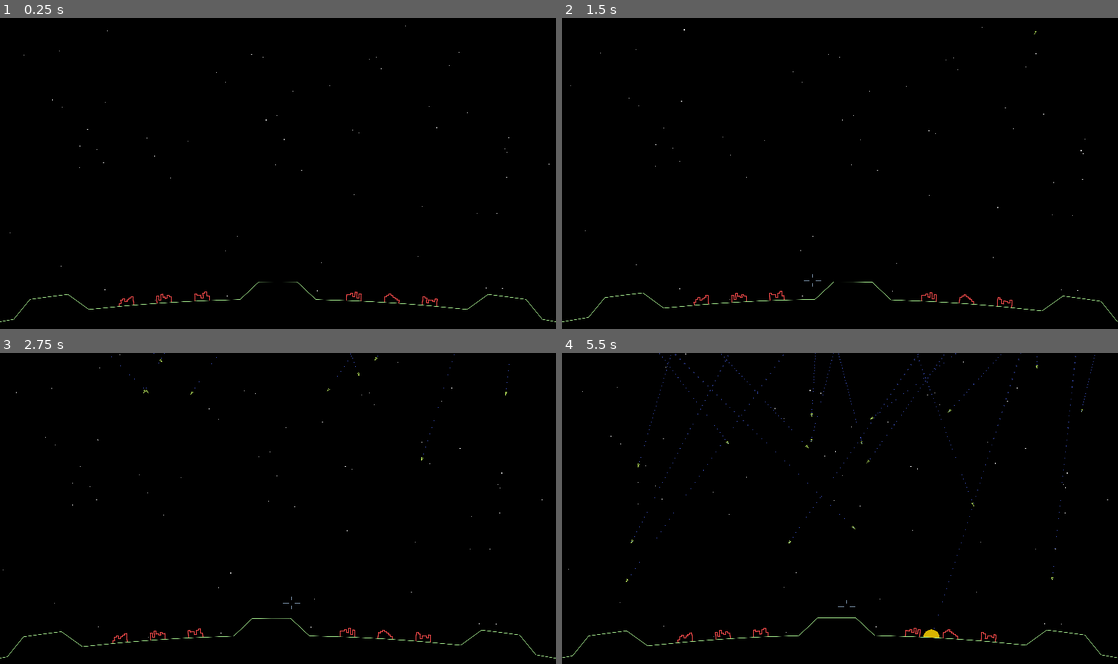
Above: before the commit, frames 1-4 (two rows, left to right).
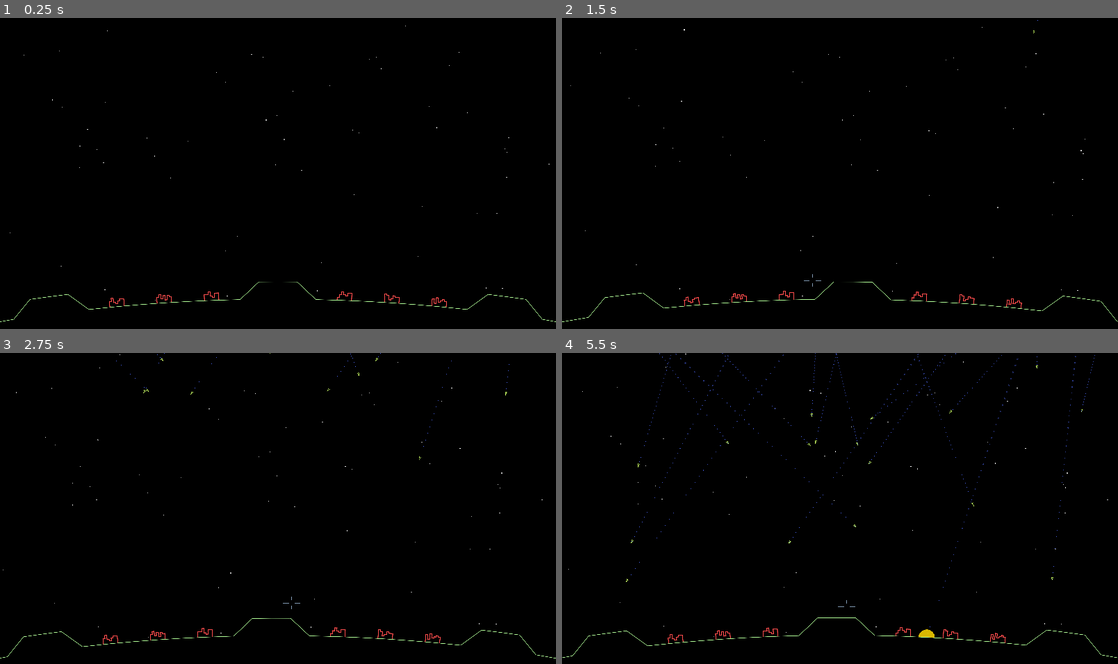
Above: after the commit, the same moments.

Repository: tartley/missile-commander
Game: Godot game, scene res://main.tscn
Same seed, same stepped clock (60 frames per second), same inputs: the game is played once before the commit and once after it.
Inputs (mouse positions are in pixels of both pictures, inside the frame that each line leads up to):
- Up to frame 1 (0.25 s): no input
- Up to frame 2 (1.5 s): tap Enter at 0.5 s; move the mouse to (867, 173) at 0.52 s; tap Space at 1.25 s; move the mouse to (812, 176) at 1.27 s
- Up to frame 3 (2.75 s): tap Enter at 2 s; move the mouse to (289, 502) at 2.02 s
- Up to frame 4 (5.5 s): move the mouse to (834, 514) at 2.77 s; move the mouse to (878, 511) at 3.52 s; move the mouse to (795, 505) at 4.27 s; move the mouse to (845, 508) at 5.02 s

The runs differ from the first frame. In frame 1, 0.2% of the frame differs, in the area x 17-83%, y 87-94%; in frame 2, 0.2%; in frame 3, 0.3%; in frame 4, 0.5%, in the area x 16-83%, y 0-94%.

Commit message:
Cities are more spaced out

Diff:
--- a/city/city.gd
+++ b/city/city.gd
@@ -16,9 +16,11 @@
     retval.append(Vector2(+SIZE/2, 0))
     return retval
 
+func _init():
+    self.verts = get_verts()
+
 func _ready() -> void:
     self.rotation = position.angle() - PI / 2
-    self.verts = get_verts()
 
 func _draw():
     draw_polyline(verts, Color(1, .3, .3), 4.0, true)
--- a/ground.gd
+++ b/ground.gd
@@ -17,39 +17,39 @@
 # * radius is relative to planet center at origin,
 # * feature is a string indicating the in-game feature located at that point.
 # Approximate the curved surface with straight segments.
-const seg_ang := PLANET_ANGLE / 36
+const seg_ang := PLANET_ANGLE / 72
 const annotated_polar_array := [
-    [PI / 2 - 44 * seg_ang, 0],
-    [PI / 2 - 44 * seg_ang, RADIUS],
-    [PI / 2 - 36 * seg_ang, RADIUS],
-    [PI / 2 - 28 * seg_ang, RADIUS, "gap", "hill1"],
-    [PI / 2 - 26 * seg_ang, RADIUS + HILL_HEIGHT, "gap", "hill1"],
-    [PI / 2 - 24 * seg_ang, RADIUS + HILL_HEIGHT, "base"],
-    [PI / 2 - 22 * seg_ang, RADIUS + HILL_HEIGHT, "gap", "hill1"],
-    [PI / 2 - 20 * seg_ang, RADIUS, "gap", "hill1"],
-    [PI / 2 - 16 * seg_ang, RADIUS, "city"],
-    [PI / 2 - 14 * seg_ang, RADIUS, "gap"],
-    [PI / 2 - 12 * seg_ang, RADIUS, "city"],
-    [PI / 2 - 10 * seg_ang, RADIUS, "gap"],
-    [PI / 2 -  8 * seg_ang, RADIUS, "city"],
-    [PI / 2 -  4 * seg_ang, RADIUS, "gap", "hill2"],
-    [PI / 2 -  2 * seg_ang, RADIUS + HILL_HEIGHT, "gap", "hill2"],
+    [PI / 2 - 88 * seg_ang, 0],
+    [PI / 2 - 88 * seg_ang, RADIUS],
+    [PI / 2 - 72 * seg_ang, RADIUS],
+    [PI / 2 - 56 * seg_ang, RADIUS, "gap", "hill1"],
+    [PI / 2 - 52 * seg_ang, RADIUS + HILL_HEIGHT, "gap", "hill1"],
+    [PI / 2 - 48 * seg_ang, RADIUS + HILL_HEIGHT, "base"],
+    [PI / 2 - 44 * seg_ang, RADIUS + HILL_HEIGHT, "gap", "hill1"],
+    [PI / 2 - 40 * seg_ang, RADIUS, "gap", "hill1"],
+    [PI / 2 - 34 * seg_ang, RADIUS, "city"],
+    [PI / 2 - 29 * seg_ang, RADIUS, "gap"],
+    [PI / 2 - 24 * seg_ang, RADIUS, "city"],
+    [PI / 2 - 19 * seg_ang, RADIUS, "gap"],
+    [PI / 2 - 14 * seg_ang, RADIUS, "city"],
+    [PI / 2 -  8 * seg_ang, RADIUS, "gap", "hill2"],
+    [PI / 2 -  4 * seg_ang, RADIUS + HILL_HEIGHT, "gap", "hill2"],
     [PI / 2 +  0 * seg_ang, RADIUS + HILL_HEIGHT, "base"],
-    [PI / 2 +  2 * seg_ang, RADIUS + HILL_HEIGHT, "gap", "hill2"],
-    [PI / 2 +  4 * seg_ang, RADIUS, "gap", "hill2"],
-    [PI / 2 +  8 * seg_ang, RADIUS, "city"],
-    [PI / 2 + 10 * seg_ang, RADIUS, "gap"],
-    [PI / 2 + 12 * seg_ang, RADIUS, "city"],
-    [PI / 2 + 14 * seg_ang, RADIUS, "gap"],
-    [PI / 2 + 16 * seg_ang, RADIUS, "city"],
-    [PI / 2 + 20 * seg_ang, RADIUS, "gap", "hill3"],
-    [PI / 2 + 22 * seg_ang, RADIUS + HILL_HEIGHT, "gap", "hill3"],
-    [PI / 2 + 24 * seg_ang, RADIUS + HILL_HEIGHT, "base"],
-    [PI / 2 + 26 * seg_ang, RADIUS + HILL_HEIGHT, "gap", "hill3"],
-    [PI / 2 + 28 * seg_ang, RADIUS, "gap", "hill3"],
-    [PI / 2 + 36 * seg_ang, RADIUS],
-    [PI / 2 + 44 * seg_ang, RADIUS],
-    [PI / 2 + 44 * seg_ang, 0],
+    [PI / 2 +  4 * seg_ang, RADIUS + HILL_HEIGHT, "gap", "hill2"],
+    [PI / 2 +  8 * seg_ang, RADIUS, "gap", "hill2"],
+    [PI / 2 + 14 * seg_ang, RADIUS, "city"],
+    [PI / 2 + 19 * seg_ang, RADIUS, "gap"],
+    [PI / 2 + 24 * seg_ang, RADIUS, "city"],
+    [PI / 2 + 29 * seg_ang, RADIUS, "gap"],
+    [PI / 2 + 34 * seg_ang, RADIUS, "city"],
+    [PI / 2 + 40 * seg_ang, RADIUS, "gap", "hill3"],
+    [PI / 2 + 44 * seg_ang, RADIUS + HILL_HEIGHT, "gap", "hill3"],
+    [PI / 2 + 48 * seg_ang, RADIUS + HILL_HEIGHT, "base"],
+    [PI / 2 + 52 * seg_ang, RADIUS + HILL_HEIGHT, "gap", "hill3"],
+    [PI / 2 + 56 * seg_ang, RADIUS, "gap", "hill3"],
+    [PI / 2 + 72 * seg_ang, RADIUS],
+    [PI / 2 + 88 * seg_ang, RADIUS],
+    [PI / 2 + 88 * seg_ang, 0],
 ]
 
 var verts : PackedVector2Array
